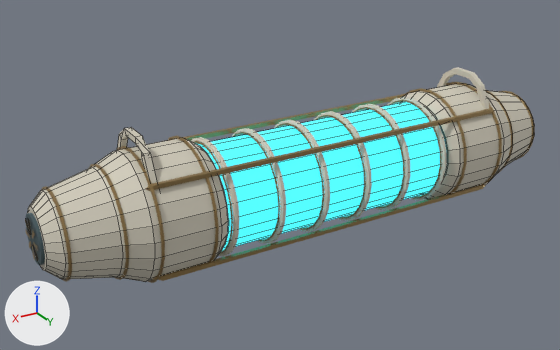
Before and after pictures for a commit that changed the Blender file BlenderCatalogue/assets/fusion_exhibit/source/AST-ENG-007.blend.
Before and after are seen from a camera (50 mm lens) standing at (11.71, 17.41, 8.86) and looking at (0.99, -0.45, -0.07). The lights are fixed; the arrows at lower left show +X, +Y and +Z. The picture after the commit comes second. Mesh edges are drawn as thin lines on the coarser meshes.

The first picture shows 'FUS_ContainedCoolantSpine_0', 'FUS_ContainedCoolantSpine_1', 'FUS_ContainedCoolantSpine_3', 'FUS_InductionBand_1', 'FUS_InductionBand_2', 'FUS_InductionBand_3', 'FUS_InductionBand_4', 'FUS_InductionBand_5', 'FUS_ProfiledEndHousing_-1', 'FUS_ProfiledEndHousing_1', 'FUS_SealedInstrumentSleeve', 'FUS_SuspensionYoke_5.5' and 17 more.
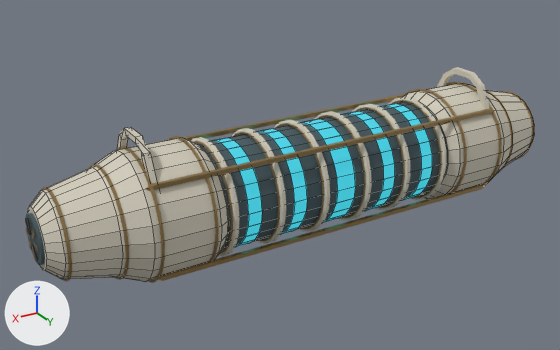
Changed parts and their boxes (x1, y1, x2, y2) in the pictures (560 x 350 px):
'FUS_SealedInstrumentSleeve', surface changed, recoloured (cyan to dark cyan): (197, 102, 447, 250) in both
'FUS_ContainedInstrumentWindow_2', added (cyan): after (302, 119, 355, 223)
'FUS_ContainedInstrumentWindow_4', added (cyan): after (213, 138, 262, 247)
'FUS_ContainedInstrumentWindow_3', added (cyan): after (257, 129, 307, 235)
'FUS_ContainedInstrumentWindow_1', added (cyan): after (341, 111, 395, 211)
'FUS_ContainedInstrumentWindow_0', added (cyan): after (381, 104, 432, 200)

Diff of the bpy script that builds the scene:
```diff
--- a/BlenderCatalogue/assets/fusion_exhibit/source/AST-ENG-007.blend.py
+++ b/BlenderCatalogue/assets/fusion_exhibit/source/AST-ENG-007.blend.py
@@ mat_containedinstrumentemission @@
 mat_containedinstrumentemission.emission_color = (0.05, 0.65, 0.8)  # cyan #3fd3e7
-mat_containedinstrumentemission.emission_strength = 1.4
+mat_containedinstrumentemission.emission_strength = 0.7
@@ me_fus_sealedinstrumentsleeve @@
 me_fus_sealedinstrumentsleeve.from_pydata(...)  # 96 vertices, 74 faces; spans x -4.4..4.4, y -1.48..1.48, z -1.48..1.48
-me_fus_sealedinstrumentsleeve.materials.append(mat_containedinstrumentemission)  # cyan #2c7986, glowing cyan #3fd3e7
+me_fus_sealedinstrumentsleeve.materials.append(mat_deepceramicrecess)  # dark cyan #42575d
@@ ob_fus_containedinstrumentwindow_4 @@
+ob_fus_containedinstrumentwindow_4 = bpy.data.objects.new('FUS_ContainedInstrumentWindow_4', me_fus_containedinstrumentwindow_4)  # a 24-sided cylinder along x spanning x 2.7..3.1, y -1.5..1.5, z -1.5..1.5; in mat_containedinstrumentemission (cyan #2c7986, glowing cyan #3fd3e7)
+ob_fus_containedinstrumentwindow_4.location = (0.0, 0.0, 0.0)
@@ ob_fus_containedinstrumentwindow_3 @@
+ob_fus_containedinstrumentwindow_3 = bpy.data.objects.new('FUS_ContainedInstrumentWindow_3', me_fus_containedinstrumentwindow_3)  # a 24-sided cylinder along x spanning x 1.3..1.7, y -1.5..1.5, z -1.5..1.5; in mat_containedinstrumentemission (cyan #2c7986, glowing cyan #3fd3e7)
+ob_fus_containedinstrumentwindow_3.location = (0.0, 0.0, 0.0)
@@ ob_fus_containedinstrumentwindow_2 @@
+ob_fus_containedinstrumentwindow_2 = bpy.data.objects.new('FUS_ContainedInstrumentWindow_2', me_fus_containedinstrumentwindow_2)  # a 24-sided cylinder along x spanning x -0.3..0.3, y -1.5..1.5, z -1.5..1.5; in mat_containedinstrumentemission (cyan #2c7986, glowing cyan #3fd3e7)
+ob_fus_containedinstrumentwindow_2.location = (0.0, 0.0, 0.0)
@@ ob_fus_containedinstrumentwindow_1 @@
+ob_fus_containedinstrumentwindow_1 = bpy.data.objects.new('FUS_ContainedInstrumentWindow_1', me_fus_containedinstrumentwindow_1)  # a 24-sided cylinder along x spanning x -1.7..-1.3, y -1.5..1.5, z -1.5..1.5; in mat_containedinstrumentemission (cyan #2c7986, glowing cyan #3fd3e7)
+ob_fus_containedinstrumentwindow_1.location = (0.0, 0.0, 0.0)
@@ ob_fus_containedinstrumentwindow_0 @@
+ob_fus_containedinstrumentwindow_0 = bpy.data.objects.new('FUS_ContainedInstrumentWindow_0', me_fus_containedinstrumentwindow_0)  # a 24-sided cylinder along x spanning x -3.1..-2.7, y -1.5..1.5, z -1.5..1.5; in mat_containedinstrumentemission (cyan #2c7986, glowing cyan #3fd3e7)
+ob_fus_containedinstrumentwindow_0.location = (0.0, 0.0, 0.0)
```
